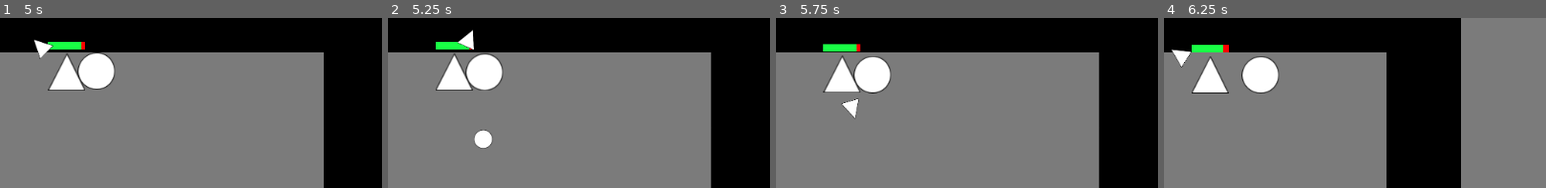
Above: before the commit, frames 1-4 (left to right).
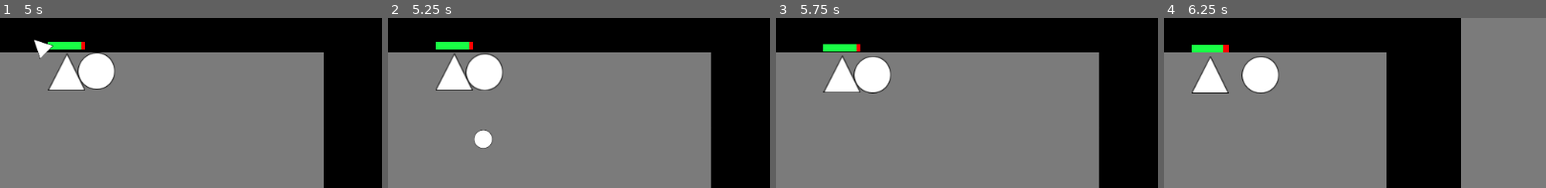
Above: after the commit, the same moments.

Repository: ComradeSparklePony/Slay-the-Triangles
Game: Godot game, scene res://town.tscn
The game is run twice, just before and just after one commit, with the same random seed, the same clock (stepped at 60 frames per second) and the same inputs. The project has no main scene, so this scene is started directly.
Inputs (mouse positions are % of the whole screen's width and height, from its top left):
- Up to frame 1 (5 s): move the mouse to (72, 28) at 0.52 s; press the mouse at (72, 28) at 0.53 s; hold Right (ui_right) 0.53-1.28 s; move the mouse to (30, 41) at 1.27 s; release the mouse at (30, 41) at 1.28 s; hold Down (ui_down) 1.28-2.03 s; click (30, 41) at 1.35 s; move the mouse to (60, 6) at 2.02 s; press the mouse at (60, 6) at 2.03 s; hold Right (ui_right) 2.03-2.78 s; move the mouse to (45, 61) at 2.77 s; release the mouse at (45, 61) at 2.78 s; hold Up (ui_up) 2.78-3.53 s; click (45, 61) at 2.85 s; move the mouse to (80, 54) at 3.52 s; press the mouse at (80, 54) at 3.53 s; hold Left (ui_left) from 3.53 s (still down); move the mouse to (20, 15) at 4.27 s; release the mouse at (20, 15) at 4.28 s; click (20, 15) at 4.35 s
- Up to frame 2 (5.25 s): move the mouse to (55, 34) at 5.02 s; release Left (ui_left) at 5.03 s; press the mouse at (55, 34) at 5.03 s; hold Down (ui_down) from 5.03 s (still down)
- Up to frame 3 (5.75 s): keep holding Down (ui_down)
- Up to frame 4 (6.25 s): move the mouse to (35, 2) at 5.77 s; release Down (ui_down) at 5.78 s; release the mouse at (35, 2) at 5.78 s; hold Right (ui_right) from 5.78 s (still down); click (35, 2) at 5.85 s
The pictures show only the part of the screen within x 42-92%, y 13-63%; the shares and areas given below are measured in that part.

Frame 1 is identical in both runs. In frame 2, 0.3% of the frame differs, in the area x 18-23%, y 6-19%; in frame 3, 0.3%; in frame 4, 0.3%.

Commit message:
make projectile and enemyweapon collide and destroy and simplify projectile destroy code

Diff:
--- a/enemy-weapon.gd
+++ b/enemy-weapon.gd
@@ -4,3 +4,12 @@
 
 func _process(delta):
 	rotate(0.01 * ROT_SPEED)
+
+
+
+
+
+
+func _on_enemyweapon_area_entered(area):
+	if area.is_in_group("projectile"):
+		queue_free()
--- a/enemy-weapon.tscn
+++ b/enemy-weapon.tscn
@@ -8,7 +8,9 @@
 custom_solver_bias = 0.0
 points = PoolVector2Array( 0, -62.5, 12.5, -37.5, -12.5, -37.5 )
 
-[node name="enemy-weapon" type="Area2D"]
+[node name="enemy-weapon" type="Area2D" groups=[
+"kill_proj",
+]]
 
 input_pickable = true
 gravity_vec = Vector2( 0, 1 )
@@ -30,3 +32,5 @@
 [node name="CollisionShape2D" type="CollisionShape2D" parent="." index="1"]
 
 shape = SubResource( 1 )
+
+[connection signal="area_entered" from="." to="." method="_on_enemyweapon_area_entered"]
--- a/enemy.tscn
+++ b/enemy.tscn
@@ -12,7 +12,7 @@
 points = PoolVector2Array( 0, -25, 25, 25, -25, 25 )
 
 [node name="enemy" type="KinematicBody2D" groups=[
-"enemy",
+"kill_proj",
 ]]
 
 input_pickable = false
--- a/projectile.gd
+++ b/projectile.gd
@@ -22,7 +22,5 @@
 	queue_free()
 
 func _on_projectile_body_entered(body):
-	if (body.is_in_group("wall")):
+	if (body.is_in_group("kill_proj")):
 		queue_free()
-	if body.is_in_group("enemy"):
-		queue_free()
--- a/world-wall.tscn
+++ b/world-wall.tscn
@@ -8,7 +8,7 @@
 extents = Vector2( 50, 50 )
 
 [node name="world-wall" type="StaticBody2D" groups=[
-"wall",
+"kill_proj",
 ]]
 
 input_pickable = true
